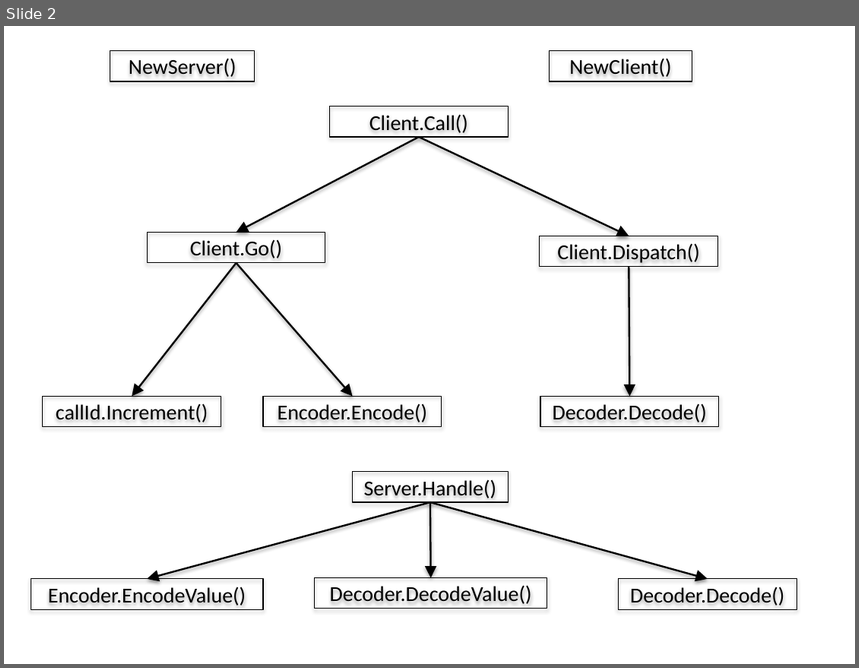
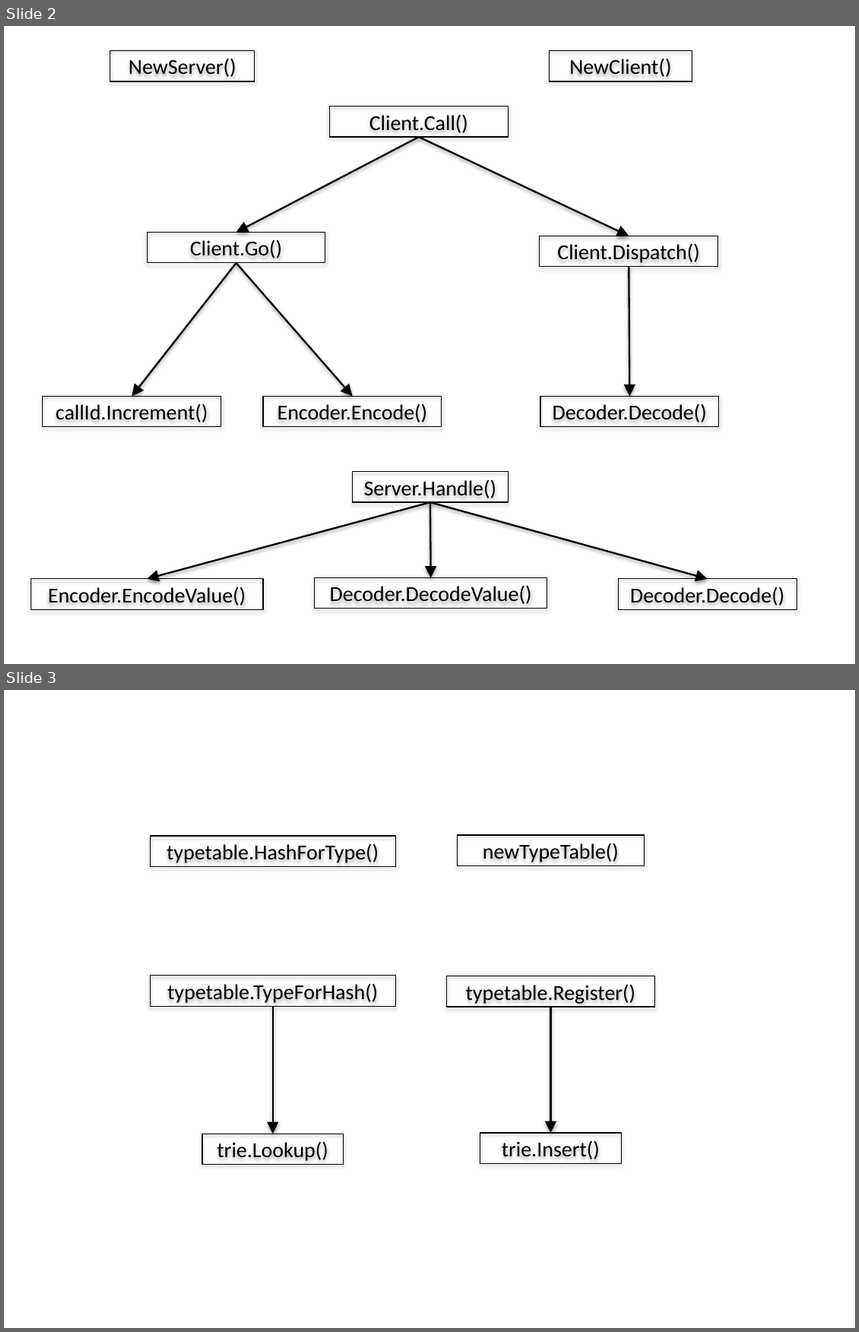
Before and after one commit to ema8490/etn, a slide deck: doc/call graphs.pptx. Shown one above the other, each under a label of ours: slide 2 before the commit, slides 2 and 3 after it. The pictures are 859x668 and 859x1332 pixels, drawn with LibreOffice and Linux fonts; fonts in the diff are those of the drawing. Boxes give left, top, right and bottom in pixels: in the first picture for what was removed or moved away, otherwise in the second. Text is boxed around its words. In the diff, an @@ line names an element or a change of style, - is before the commit and + after.

```diff
--- a/doc/call graphs.pptx
+++ b/doc/call graphs.pptx
@@ slide 3 added at [4,690,855,1328], background #FFFFFF @@
@@ rectangle added at [151,836,395,866], outline #000000 0.75 pt, 18 pt, text #000000 @@
+typetable.HashForType()
@@ rectangle added at [458,836,645,866], outline #000000 0.75 pt, 18 pt, text #000000 @@
+newTypeTable()
@@ rectangle added at [151,976,395,1007], outline #000000 0.75 pt, 18 pt, text #000000 @@
+typetable.TypeForHash()
@@ rectangle added at [446,976,655,1007], outline #000000 0.75 pt, 18 pt, text #000000 @@
+typetable.Register()
@@ arrow added from (273, 1007) to (273, 1135), #000000 1.5 pt @@
@@ arrow added from (550, 1007) to (550, 1134), #000000 1.5 pt @@
@@ rectangle added at [202,1135,344,1165], outline #000000 0.75 pt, 18 pt, text #000000 @@
+trie.Lookup()
@@ rectangle added at [481,1134,622,1164], outline #000000 0.75 pt, 18 pt, text #000000 @@
+trie.Insert()
```
Also in this commit, not shown: 1 other slide added, 4 other files.
